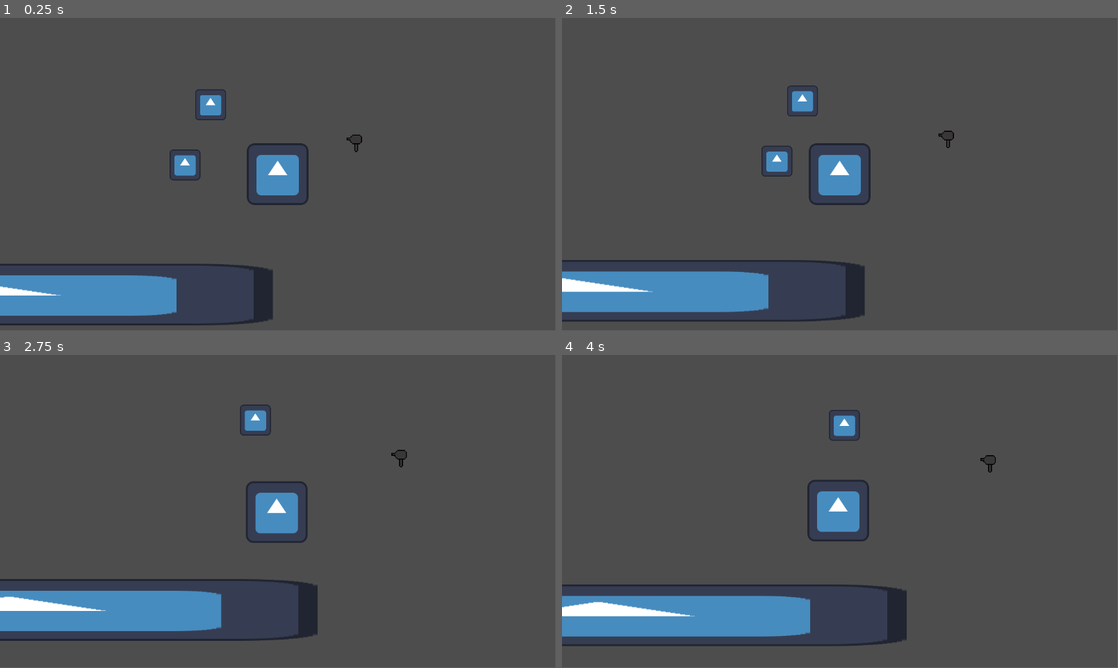
Above: before the commit, frames 1-4 (two rows, left to right).
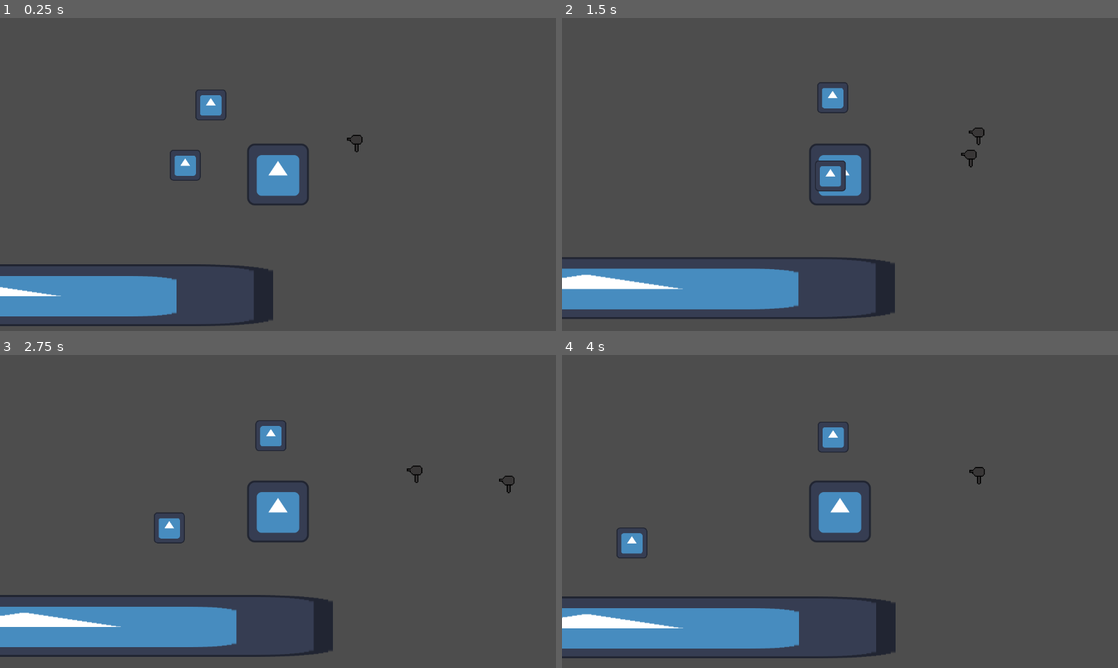
Above: after the commit, the same moments.

Repository: TheFlameFish/junkpack
Game: Godot game, scene res://scenes/main.tscn
The game is run twice, just before and just after one commit, with the same random seed, the same clock (stepped at 60 frames per second) and the same inputs. The engine's default icon, where the game draws it, is replaced by a stand-in: a white triangle on a blue panel in a dark square.
Inputs (mouse positions are in pixels of both pictures, inside the frame that each line leads up to):
- Up to frame 1 (0.25 s): no input
- Up to frame 2 (1.5 s): tap Enter at 0.5 s; move the mouse to (962, 158) at 0.52 s; click (962, 158) at 0.6 s; move the mouse to (728, 190) at 1.27 s; click (728, 190) at 1.35 s
- Up to frame 3 (2.75 s): move the mouse to (333, 442) at 2.02 s; click (333, 442) at 2.1 s
- Up to frame 4 (4 s): move the mouse to (812, 574) at 2.77 s; click (812, 574) at 2.85 s; move the mouse to (1006, 558) at 3.52 s; click (1006, 558) at 3.6 s
In our replay, the window is 799x449 before the commit and 800x450 after it. These sizes can differ from the game's own. Grey fills any space a smaller window leaves; there, only what the larger window draws over its background counts as a difference.

The runs differ from the first frame. In frame 1, 0.8% of the frame differs, in the area x 0-66%, y 24-99%; in frame 2, 5.8%; in frame 3, 8.5%, in the area x 0-93%, y 15-97%; in frame 4, 7.9%.

Commit message:
Implemented junk collection and use

Diff:
--- a/project.godot
+++ b/project.godot
@@ -14,6 +14,10 @@
 run/main_scene="res://scenes/main.tscn"
 config/features=PackedStringArray("4.2", "GL Compatibility")
 config/icon="res://icon.svg"
+
+[display]
+
+window/stretch/mode="viewport"
 
 [input]
 
--- a/scenes/junk.tscn
+++ b/scenes/junk.tscn
@@ -10,6 +10,7 @@
 [node name="Junk" type="RigidBody2D"]
 mass = 0.01
 script = ExtResource("1_6whib")
+canBePickedUp = true
 
 [node name="CollisionShape2D" type="CollisionShape2D" parent="."]
 shape = SubResource("RectangleShape2D_xwqfw")
--- a/scenes/player.tscn
+++ b/scenes/player.tscn
@@ -9,7 +9,7 @@
 [sub_resource type="RectangleShape2D" id="RectangleShape2D_ka2g6"]
 
 [node name="Player" type="RigidBody2D"]
-collision_layer = 3
+collision_layer = 2
 physics_material_override = SubResource("PhysicsMaterial_4di8u")
 gravity_scale = 0.0
 
--- a/scripts/junk.gd
+++ b/scripts/junk.gd
@@ -1,6 +1,8 @@
 extends RigidBody2D
 
 @export var type : String
+
+@export var canBePickedUp : bool = false
 
 var collectionArea : Area2D
 
@@ -16,7 +18,8 @@
 
 func _on_collection_area_body_entered(body):
 	print("Player entered")
-	var pack = $"../Player/Pack"
-	pack.add_junk(type)
+	if canBePickedUp:
+		var pack = $"../Player/Pack"
+		pack.add_junk(type)
 
-	queue_free()
+		queue_free()
--- a/scripts/pack.gd
+++ b/scripts/pack.gd
@@ -1,13 +1,18 @@
 extends Node2D
 
-@export var power : float = 5000;
+@export var power : float = 10000;
 
-@export var junk = []
-@export var junkQuantity = []
+@export var junk = ["hairdryer"]
+@export var junkQuantity = [1]
+
+var totalJunk : int = 1
 
 var player : RigidBody2D
 
 var rng
+
+var hairdryer = preload("res://scenes/junk_hairdryer.tscn")
+var placeholder = preload("res://scenes/junk_placeholder.tscn")
 
 # Called when the node enters the scene tree for the first time.
 func _ready():
@@ -21,8 +26,12 @@
 	check_inputs()
 
 func check_inputs():
-	if Input.is_action_just_pressed("pack_fire"):
+	if Input.is_action_just_pressed("pack_fire") && totalJunk > 0:
+		var junk_launched = remove_junk() ## I'm now realizing that calling it junk was a bad choice.
+
 		var forceVector = -power * (get_local_mouse_position() - position).normalized()
+
+		launch_junk(junk_launched,-forceVector)
 
 		print("Applying a force of "+str(forceVector)+"N")
 
@@ -37,9 +46,12 @@
 		junk.append(junkType)
 		junkQuantity.append(1)
 
+	totalJunk += 1
+
 	print("Added junk "+junkType)
 	print(str(junk))
 	print(str(junkQuantity))
+	print(totalJunk)
 
 func remove_junk(junkType : String = junk[rng.randi_range(0,junk.size()-1)]):
 	if (junk.size() > 0):
@@ -48,8 +60,31 @@
 
 		if junkIndex != -1:
 			junkQuantity[junkIndex] -= 1
-			return true
+
+			if junkQuantity[junkIndex] <= 0:
+				junk.remove_at(junkIndex)
+				junkQuantity.remove_at(junkIndex)
+
+			totalJunk -= 1
+			return junkType
 		else:
-			return false
+			return null
 	else:
-		return false
+		return null
+
+func launch_junk(type,vector):
+	var launchedJunk : RigidBody2D
+	if type == "hairdryer":
+		launchedJunk = hairdryer.instantiate()
+	else:
+		launchedJunk = placeholder.instantiate()
+
+	launchedJunk.canBePickedUp = false
+
+	launchedJunk.set_collision_layer_value(1,false)
+	launchedJunk.set_collision_mask_value(2,false)
+
+	get_tree().root.add_child(launchedJunk)
+	launchedJunk.global_position = global_position
+
+	launchedJunk.apply_central_force(vector)
